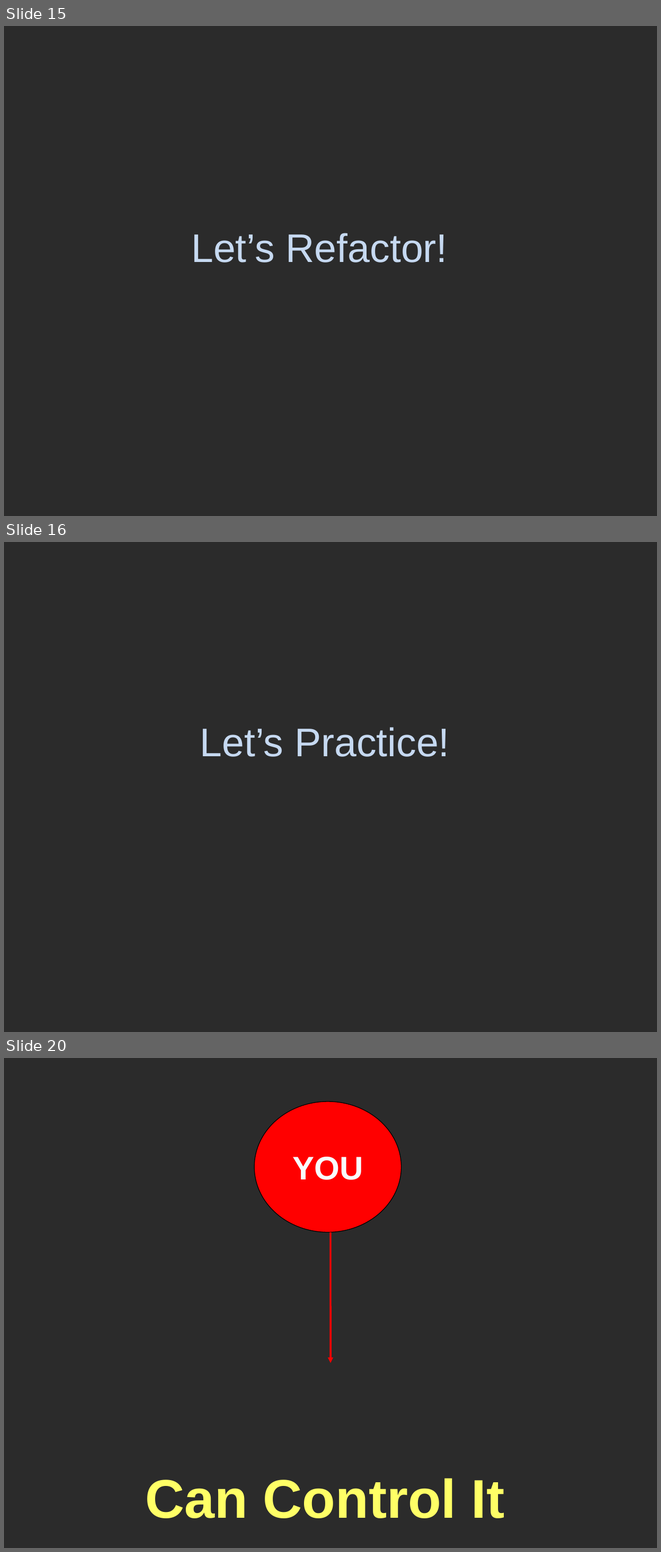
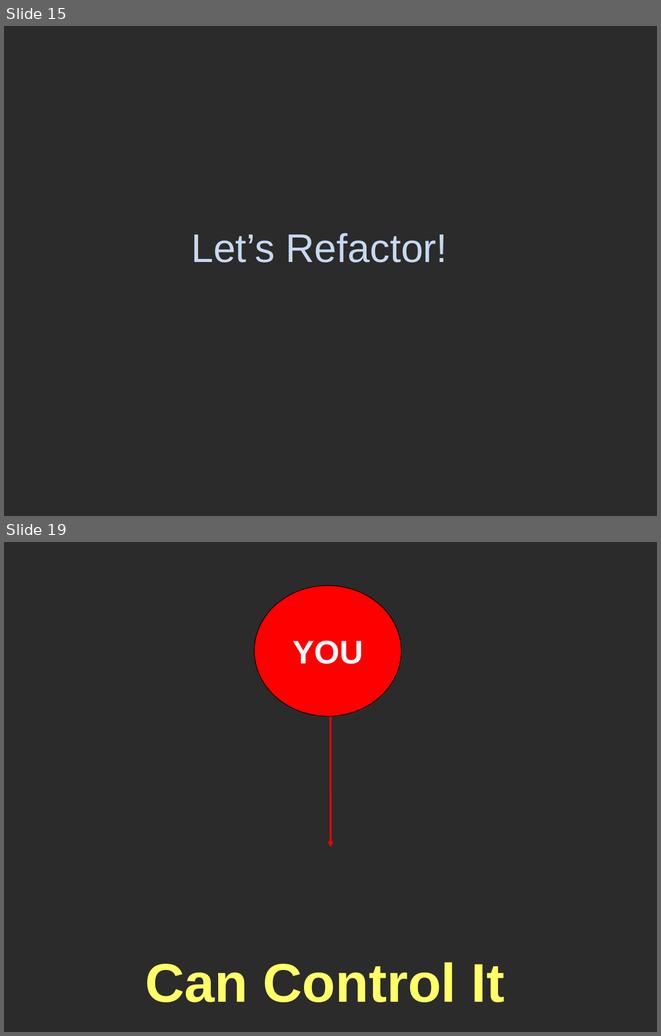
Before and after one commit to marcesher/mxunit-cfmeetups, a slide deck: CFObjective2009TDD/ppt/Esher_TestableCode.ppt. Shown one above the other, each under a label of ours: slides 15, 16 and 20 before the commit, slides 15 and 19 after it; the slides between them are not shown. The pictures are 661x1552 and 661x1036 pixels, drawn with LibreOffice and Linux fonts; fonts in the diff are those of the drawing; background and template pictures are left out; a plain dark background stands for a picture behind light text. Boxes give left, top, right and bottom in pixels: in the first picture for what was removed or moved away, otherwise in the second. Text is boxed around its words. In the diff, an @@ line names an element or a change of style, - is before the commit and + after.

```diff
--- a/CFObjective2009TDD/ppt/Esher_TestableCode.ppt
+++ b/CFObjective2009TDD/ppt/Esher_TestableCode.ppt
@@ slide 16 removed at [4, 542, 657, 1032], background picture (left out) @@
@@ title removed at [200, 727, 450, 757] @@
-Let’s Practice!
@@ what was slide 20 is now slide 19 @@
```
Also in this commit, not shown: 3 slides changed, 3 slides added, 3 other slides removed, 2 other files.
